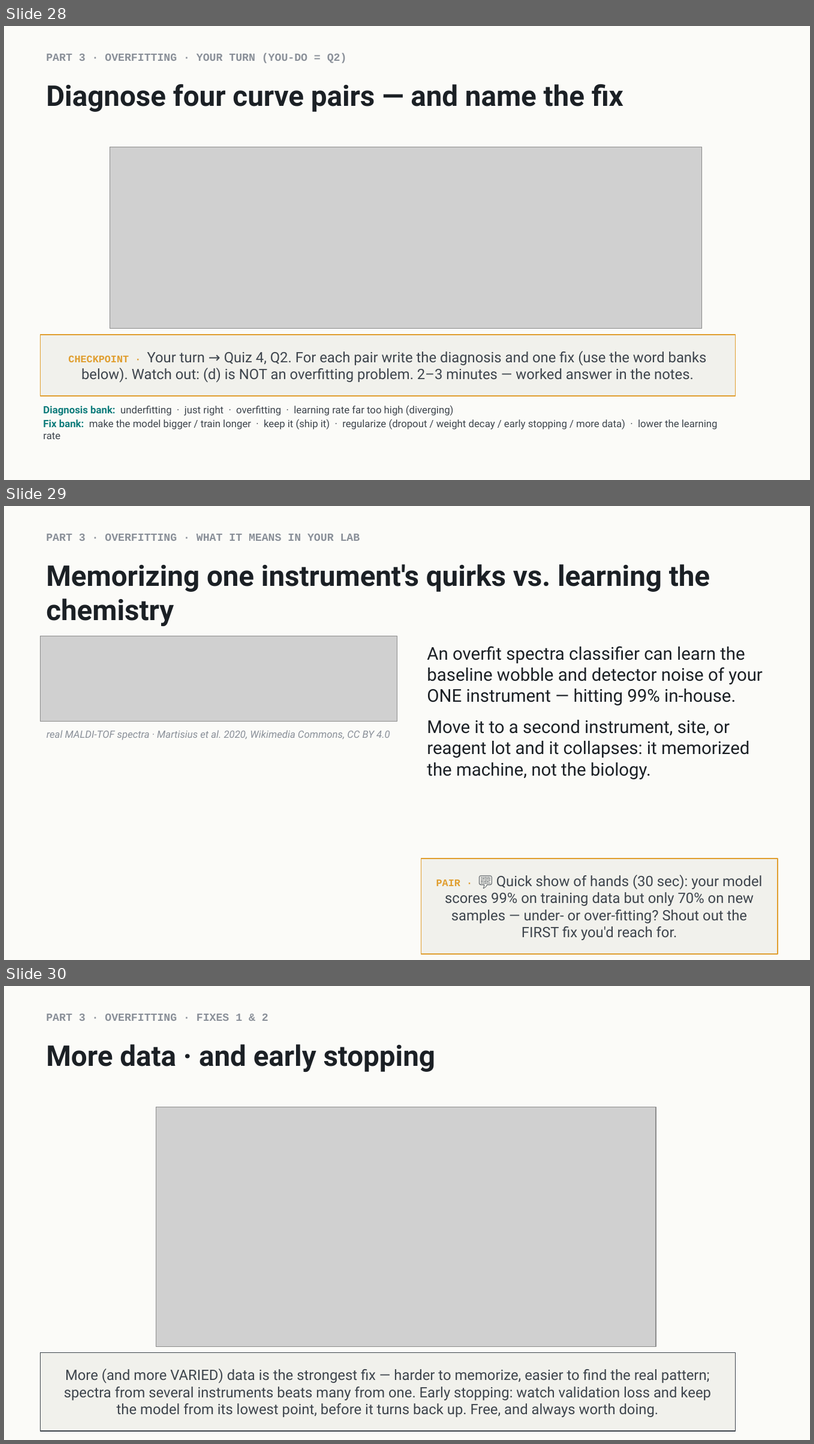
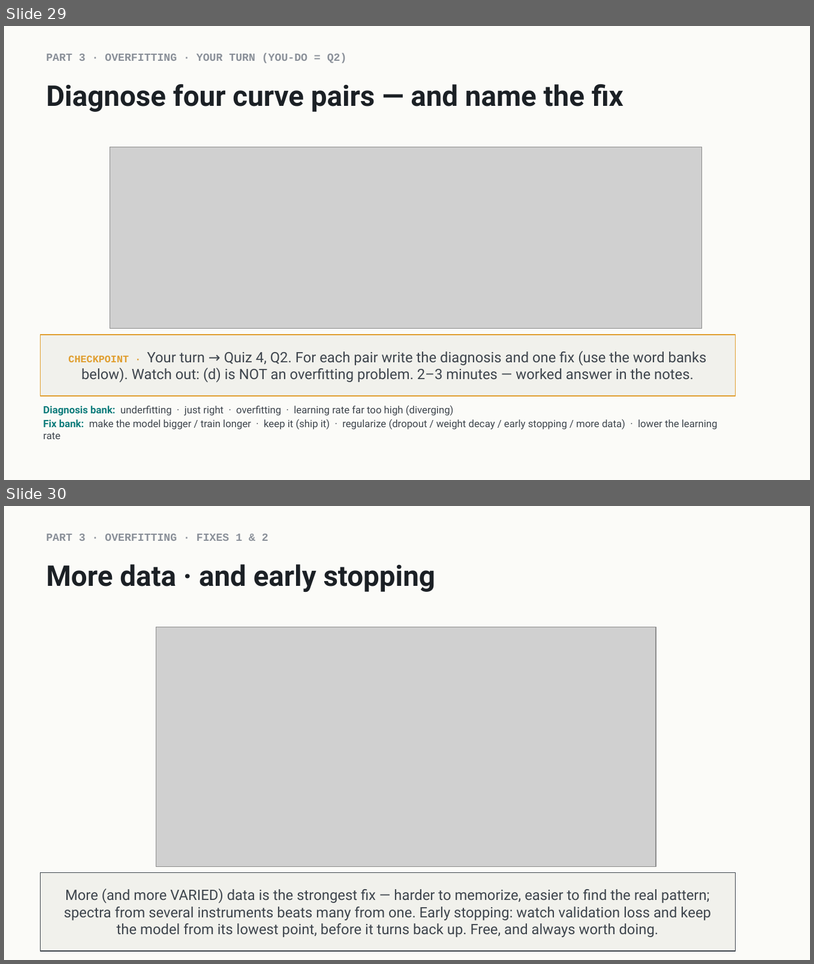
Before and after one commit to indigobio/msacl_dl_course, a slide deck: slides/pptx/lecture04_training_practice.pptx. Shown one above the other, each under a label of ours: slides 28, 29 and 30 before the commit, slides 29 and 30 after it. The pictures are 814x1444 and 814x964 pixels, drawn with LibreOffice and Linux fonts; fonts in the diff are those of the drawing; grey boxes stand for pictures. Boxes give left, top, right and bottom in pixels: in the first picture for what was removed or moved away, otherwise in the second. Text is boxed around its words. In the diff, an @@ line names an element or a change of style, - is before the commit and + after.

```diff
--- a/slides/pptx/lecture04_training_practice.pptx
+++ b/slides/pptx/lecture04_training_practice.pptx
@@ slide 29 removed at [4, 506, 810, 960], background #FBFBF8 @@
@@ text removed at [46, 534, 360, 541] @@
-PART 3 · OVERFITTING · WHAT IT MEANS IN YOUR LAB
@@ text removed at [46, 564, 710, 626] @@
-Memorizing one instrument's quirks vs. learning the chemistry
@@ picture removed at [40, 636, 397, 721] @@
@@ text removed at [427, 646, 763, 780] @@
-An overfit spectra classifier can learn the baseline wobble and detector noise of your ONE instrument — hitting 99% in-house.
-Move it to a second instrument, site, or reagent lot and it collapses: it memorized the machine, not the biology.
@@ text removed at [47, 730, 390, 740] @@
-real MALDI-TOF spectra · Martisius et al. 2020, Wikimedia Commons, CC BY 4.0
@@ rectangle removed at [422, 858, 779, 954] @@
-PAIR · 💬 Quick show of hands (30 sec): your model scores 99% on training data but only 70% on new samples — under- or over-fitting? Shout out the FIRST fix you'd reach for.
@@ what was slide 28 is now slide 29 @@
```
Also in this commit, not shown: 8 slides changed, 1 slide added, 33 other files.
